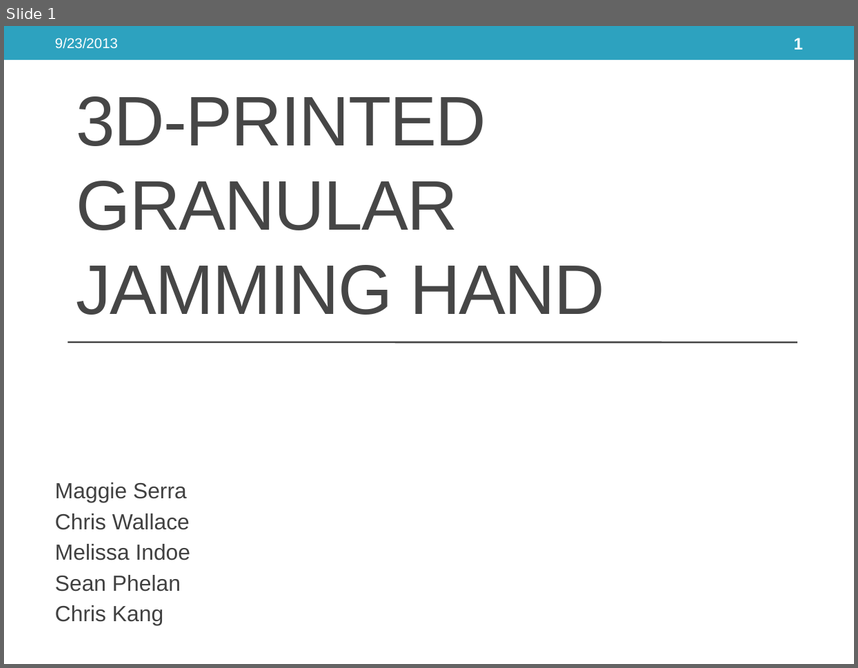
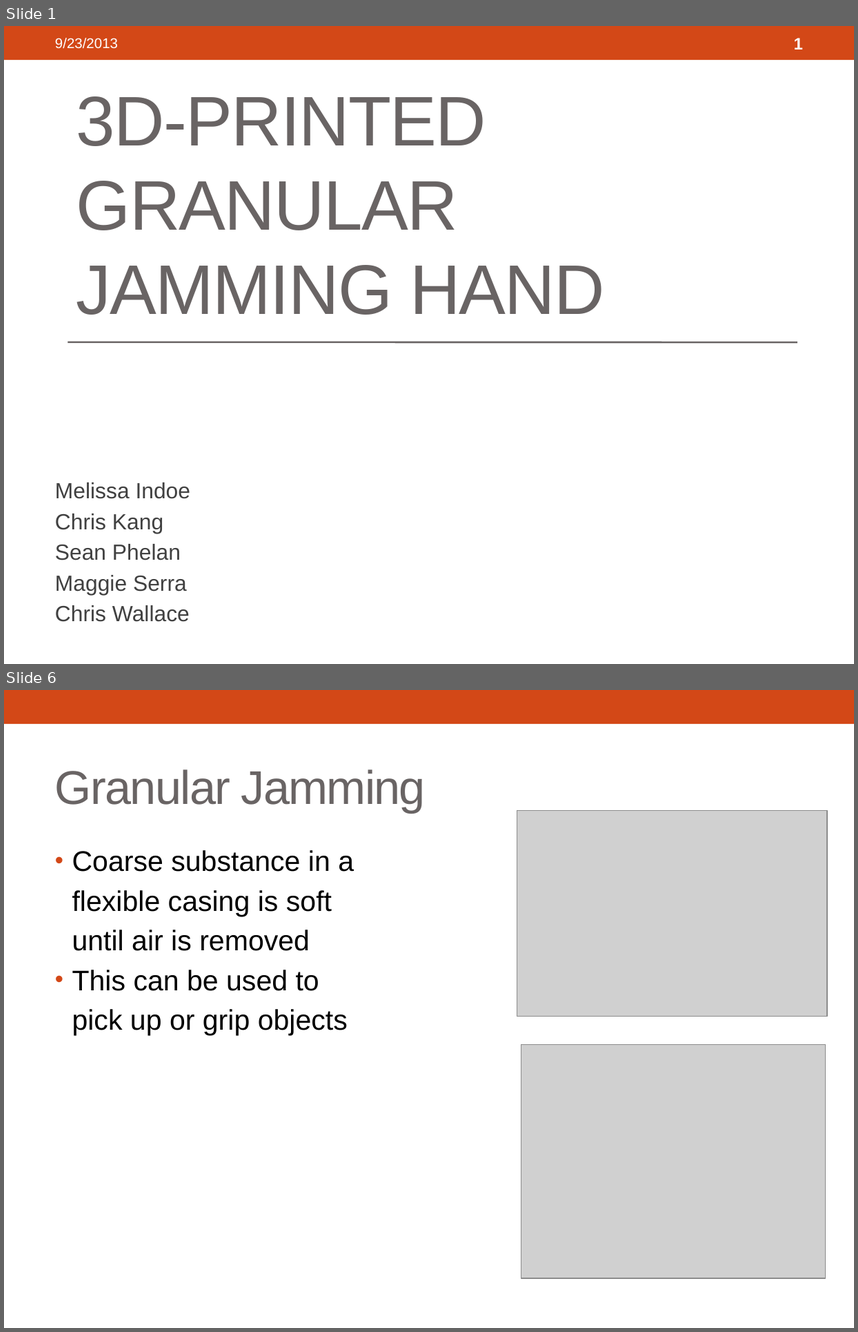
Before and after one commit to 3D-Printed-Granular-Jamming-Hand/3d-printed-granular-jamming-hand, a slide deck: ProgressReports/Presentation 1 Segments/3d-Printed Granular Jamming Hand.pptx. Shown one above the other, each under a label of ours: slide 1 before the commit, slides 1 and 6 after it; the slides between them are not shown. The pictures are 858x668 and 858x1332 pixels, drawn with LibreOffice and Linux fonts; fonts in the diff are those of the drawing; grey boxes stand for pictures. Boxes give left, top, right and bottom in pixels: in the first picture for what was removed or moved away, otherwise in the second. Text is boxed around its words. In the diff, an @@ line names an element or a change of style, - is before the commit and + after.

```diff
--- a/ProgressReports/Presentation 1 Segments/3d-Printed Granular Jamming Hand.pptx
+++ b/ProgressReports/Presentation 1 Segments/3d-Printed Granular Jamming Hand.pptx
@@ slide 6 added at bbox=[4, 690, 854, 1328], background #FFFFFF; not listed: 1 template element that a slide beside it also shows @@
@@ title added at bbox=[55, 769, 426, 813], 40 pt, text #696464 @@
+Granular Jamming
@@ picture added at bbox=[517, 811, 827, 1016] @@
@@ text added at bbox=[72, 850, 354, 1036], 24 pt, text #000000 @@
+• Coarse substance in a
+flexible casing is soft
+until air is removed
+• This can be used to
+pick up or grip objects
@@ picture added at bbox=[521, 1045, 825, 1279] @@
@@ slide 1 changed as well @@
@@ rectangle at bbox=[4, 26, 854, 60]: fill #2DA2BF to #D34817 @@
@@ title "3D-PRINTED GRANULAR JAMMING HAND" at bbox=[76, 96, 605, 314]: text colour #464646 to #696464 @@
@@ line (67, 342) - (797, 342): stroke #464646 1.5 pt to #696464 1.5 pt @@
@@ subtitle at bbox=[55, 482, 191, 560]: paragraphs added @@
+Melissa Indoe
+Chris Kang
+Sean Phelan
@@ subtitle at bbox=[55, 544, 191, 626]: paragraphs removed @@
-Melissa Indoe
-Sean Phelan
-Chris Kang
```
Also in this commit, not shown: 12 other slides changed, 15 other slides added.
